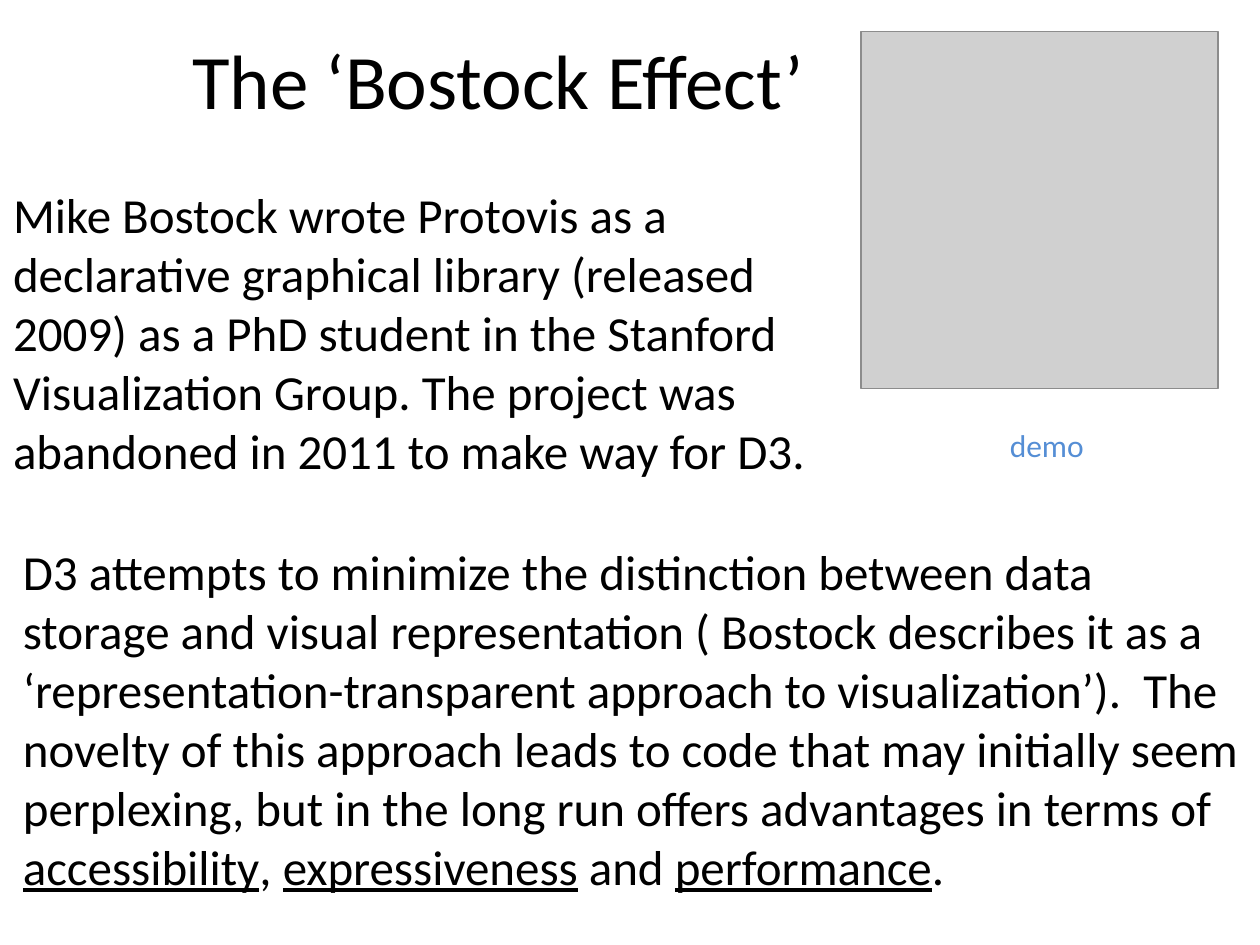
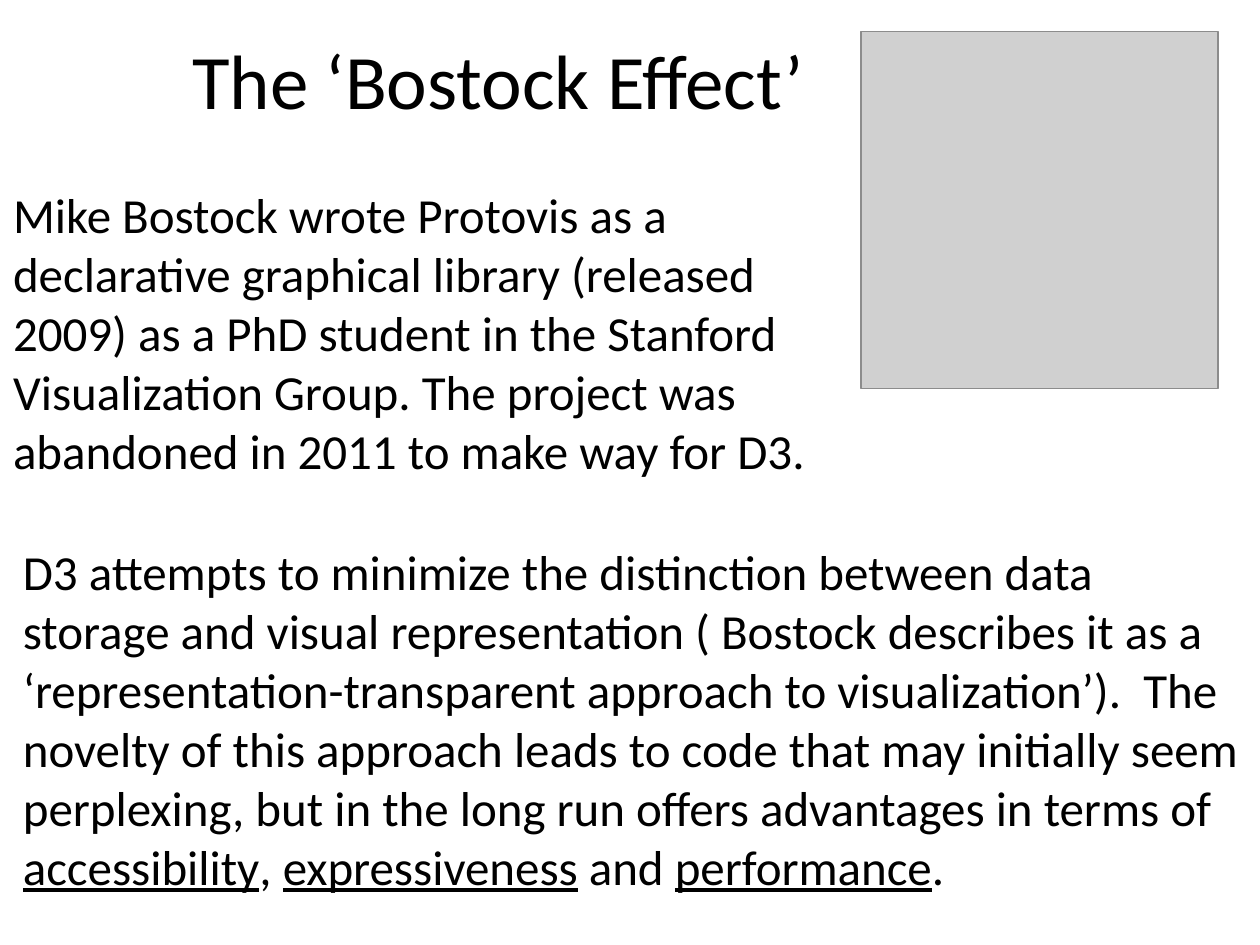
Before and after one commit to benralexander/lv, a slide deck: slide 55 of myD3_latest_c.ppt (slide 54 before the commit). Drawn at 1260x945 pixels with LibreOffice and Linux fonts; fonts in the diff are those of the drawing; grey boxes stand for pictures. Boxes give left, top, right and bottom in pixels: in the first picture for what was removed or moved away, otherwise in the second. Text is boxed around its words. In the diff, an @@ line names an element or a change of style, - is before the commit and + after.

```diff
--- a/myD3_latest_c.ppt
+++ b/myD3_latest_c.ppt
@@ text removed at (1010,435,1084,457) @@
-demo
```
Also in this commit, not shown: 17 other slides changed, 2 slides added, 1 slide removed, 3 other files.
